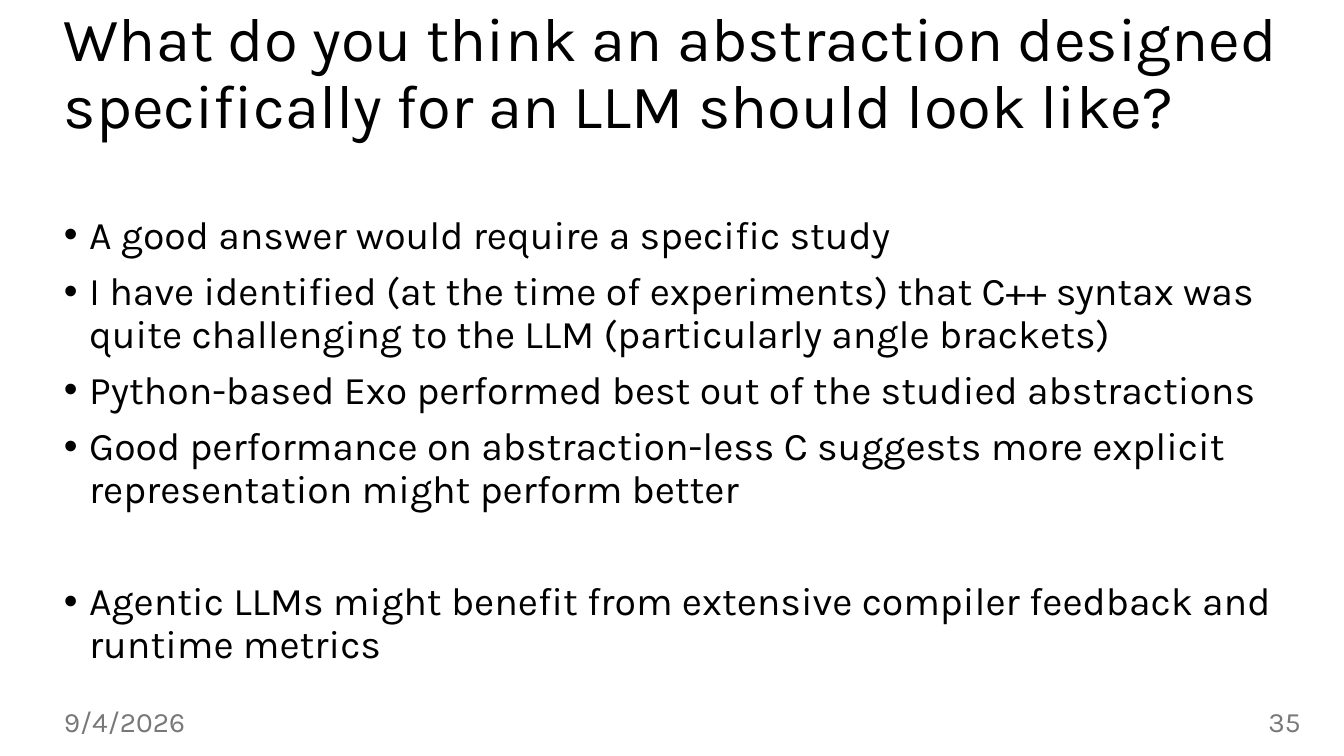
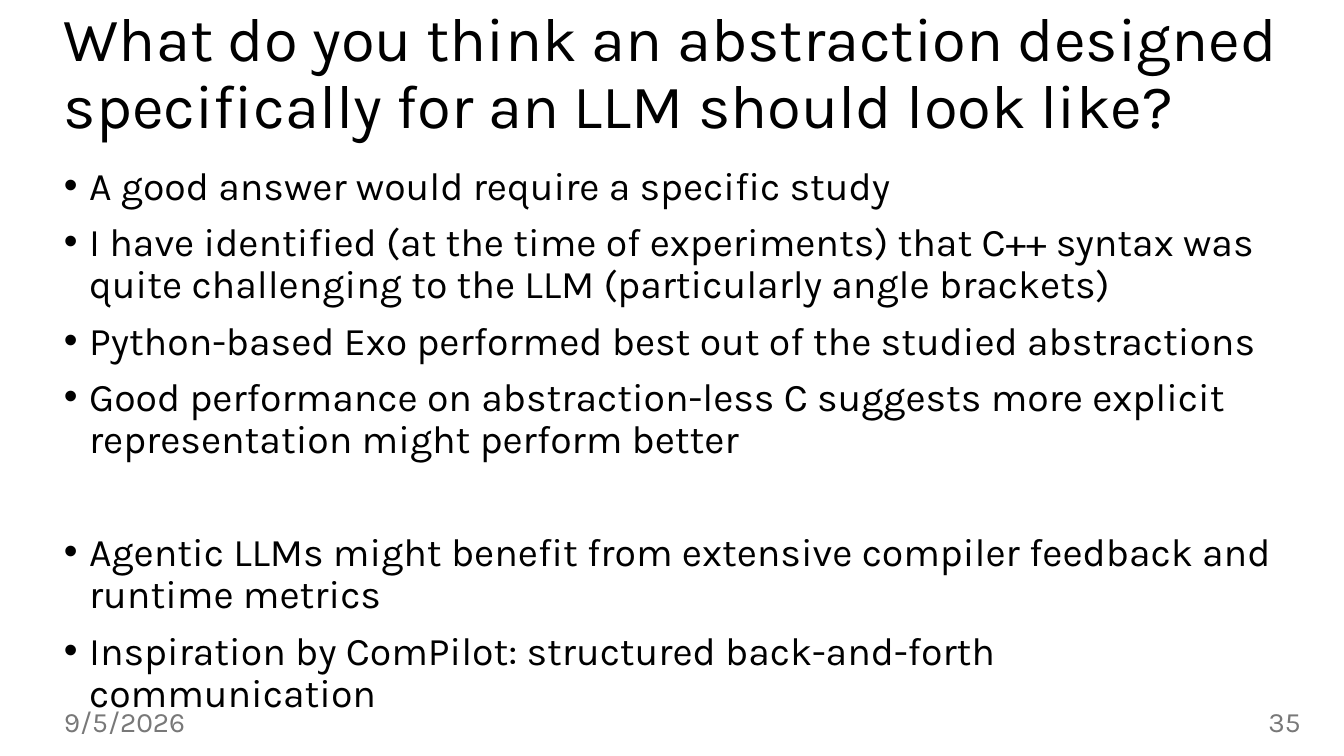
Before and after one commit to jiriklepl/phd-thesis, a slide deck: slide 35 of slides/Optimizing Memory Layouts and Traversal Orders in High-Performance Computing.pptx. Drawn at 1344x756 pixels with LibreOffice and Linux fonts; fonts in the diff are those of the drawing; background and template pictures are left out. Boxes give left, top, right and bottom in pixels: in the first picture for what was removed or moved away, otherwise in the second. Text is boxed around its words. In the diff, an @@ line names an element or a change of style, - is before the commit and + after.

```diff
--- a/slides/Optimizing Memory Layouts and Traversal Orders in High-Performance Computing.pptx
+++ b/slides/Optimizing Memory Layouts and Traversal Orders in High-Performance Computing.pptx
@@ text at [89,638,995,717]: paragraph added @@
+• Inspiration by ComPilot: structured back-and-forth communication
@@ text at [64,706,185,734]: text changed @@
-9/4/2026
+9/5/2026
```
Also in this commit, not shown: 43 other slides changed, 2 slides added.
